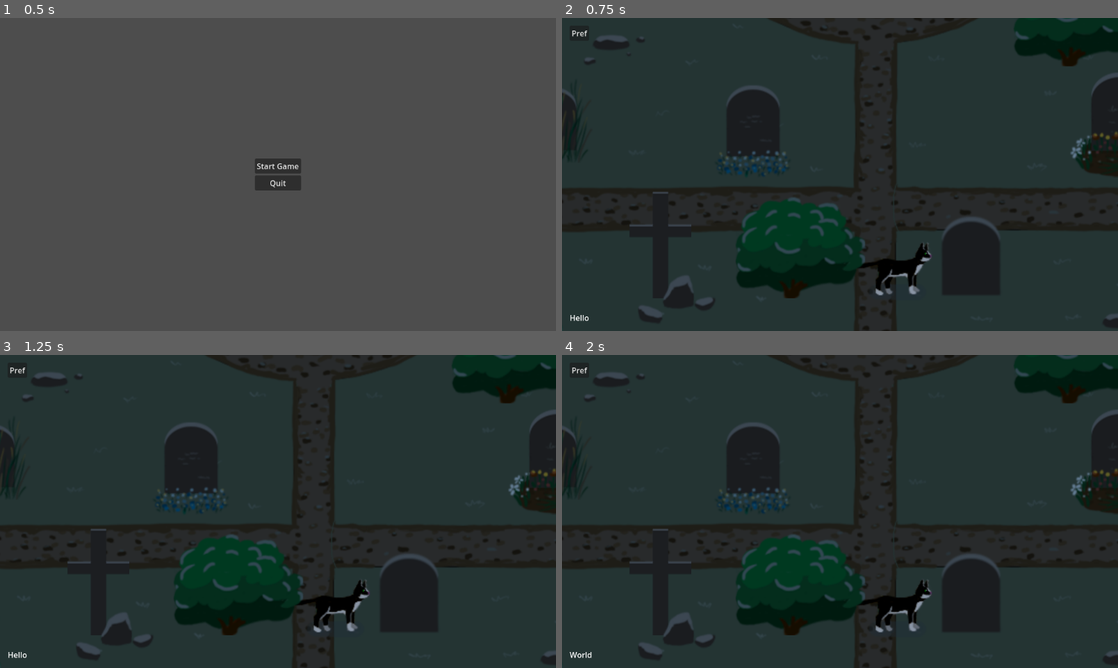
Above: before the commit, frames 1-4 (two rows, left to right).
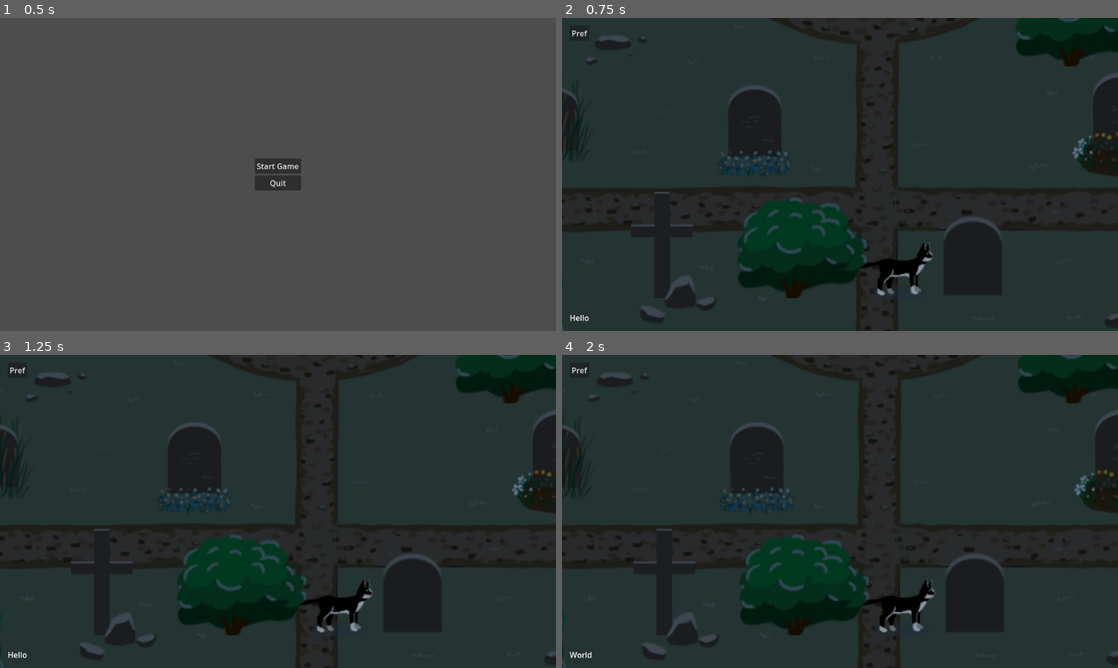
Above: after the commit, the same moments.

Repository: castlele/nine-lives
Game: Godot game, scene res://scenes/main.tscn
Same seed, same stepped clock (60 frames per second), same inputs: the game is played once before the commit and once after it.
Inputs:
- Up to frame 1 (0.5 s): no input
- Up to frame 2 (0.75 s): click "Start Game" at 0.5 s
- Up to frame 3 (1.25 s): no input
- Up to frame 4 (2 s): click "Pref" at 1.25 s

Frame 1 is identical in both runs. In frame 2, 1.0% of the frame differs, in the area x 0-100%, y 0-100%; in frame 3, 2.9%; in frame 4, 3.3%.

Commit message:
feat(grave_yard): add message interactables for gravestones

Diff:
--- a/nodes/interatable/interactable.gd
+++ b/nodes/interatable/interactable.gd
@@ -1,4 +1,5 @@
 class_name Interactable extends Area2D
+
 
 @export var prefs = preload("res://nodes/interatable/interactable_pref.tres")
 
@@ -17,3 +18,8 @@
 func _on_body_entered(body: Node2D) -> void:
 	if body is Player:
 		is_player_around = true
+
+
+func _on_body_exited(body: Node2D) -> void:
+	if body is Player:
+		is_player_around = false
--- a/nodes/interatable/interactable.tscn
+++ b/nodes/interatable/interactable.tscn
@@ -12,3 +12,4 @@
 shape = SubResource("CircleShape2D_cj3pf")
 
 [connection signal="body_entered" from="." to="." method="_on_body_entered"]
+[connection signal="body_exited" from="." to="." method="_on_body_exited"]
--- /dev/null
+++ b/nodes/interatable/message_interactable.gd
@@ -0,0 +1,21 @@
+extends Node2D
+
+
+@export var prefs: MessageInteractablePref = null
+
+@onready var interactable: Interactable = $Interactable
+
+
+func _ready() -> void:
+	interactable.prefs = prefs.interactable_prefs
+
+
+@warning_ignore("unused_parameter")
+func _process(delta: float) -> void:
+	if interactable.is_player_around:
+		_listen_events()
+
+
+func _listen_events() -> void:
+	if Input.is_action_just_pressed("interaction"):
+		LevelStateMachine.enqueue_messages(prefs.messages.duplicate())
--- a/nodes/interatable/message_interactable.tscn
+++ b/nodes/interatable/message_interactable.tscn
@@ -1,7 +1,17 @@
-[gd_scene load_steps=2 format=3 uid="uid://c1o0pcsplx7vk"]
+[gd_scene load_steps=6 format=3 uid="uid://c1o0pcsplx7vk"]
 
+[ext_resource type="Script" uid="uid://bkitkpcu50yjg" path="res://nodes/interatable/message_interactable.gd" id="1_c1qmy"]
 [ext_resource type="PackedScene" uid="uid://r35iwyrww8fm" path="res://nodes/interatable/interactable.tscn" id="1_soo71"]
+[ext_resource type="Shape2D" uid="uid://gbu7v06y0crk" path="res://nodes/interatable/interactable_pref.tres" id="2_o5840"]
+[ext_resource type="Script" uid="uid://brtbtt1kty8ft" path="res://nodes/interatable/message_interactable_pref.gd" id="3_7awki"]
+
+[sub_resource type="Resource" id="Resource_j1y07"]
+script = ExtResource("3_7awki")
+messages = Array[String]([])
+interactable_prefs = ExtResource("2_o5840")
 
 [node name="MessageInteractable" type="Node2D"]
+script = ExtResource("1_c1qmy")
+prefs = SubResource("Resource_j1y07")
 
 [node name="Interactable" parent="." instance=ExtResource("1_soo71")]
--- /dev/null
+++ b/nodes/interatable/message_interactable_pref.gd
@@ -0,0 +1,4 @@
+class_name MessageInteractablePref extends Resource
+
+@export var messages: Array[String] = []
+@export var interactable_prefs = preload("res://nodes/interatable/interactable_pref.tres")
--- a/nodes/message_box.gd
+++ b/nodes/message_box.gd
@@ -49,4 +49,4 @@
 		_current_message = ""
 
 	text_box.text = _current_message
-	LevelStateMachine.pause(not _current_message.is_empty())
+	LevelStateMachine.message_visible.emit(not _current_message.is_empty())
--- a/nodes/player.gd
+++ b/nodes/player.gd
@@ -16,19 +16,33 @@
 
 var _currentState = State.STAND
 var _currentDirection = Direction.RIGHT
+var _still = false
+
+
+func _ready() -> void:
+	LevelStateMachine.message_visible.connect(_set_still_state)
+
 
 @warning_ignore("unused_parameter")
 func _physics_process(delta: float):
 	get_input()
 	move_and_slide()
 
+
 func get_input():
-	var input_direction = Input.get_vector("ui_left", "ui_right", "ui_up", "ui_down")
+	var input_direction
+
+	if _still:
+		input_direction = Vector2(0, 0)
+	else:
+		input_direction = Input.get_vector("ui_left", "ui_right", "ui_up", "ui_down")
+
 	velocity = input_direction * speed
 
 	updatePlayerState()
 	updatePlayerAnimationState()
 	updatePlayerCollider()
+
 
 func updatePlayerState():
 	match [velocity.x, velocity.y]:
@@ -47,6 +61,7 @@
 			_currentState = State.MOVE
 			_currentDirection = Direction.TOP
 
+
 func updatePlayerAnimationState():
 	var action = State.keys()[_currentState].to_lower()
 	var direction: String
@@ -60,6 +75,7 @@
 
 	var animationName = action + "_" + direction
 	animatedSprite.play(animationName)
+
 
 func updatePlayerCollider():
 	if _currentDirection == Direction.RIGHT:
@@ -75,3 +91,7 @@
 		Direction.TOP, Direction.BOTTOM:
 			horizontalCollider.disabled = true
 			verticalCollider.disabled = false
+
+
+func _set_still_state(message_visible):
+	_still = message_visible
--- a/project.godot
+++ b/project.godot
@@ -24,6 +24,14 @@
 window/stretch/mode="viewport"
 window/stretch/aspect="expand"
 
+[input]
+
+interaction={
+"deadzone": 0.2,
+"events": [Object(InputEventKey,"resource_local_to_scene":false,"resource_name":"","device":-1,"window_id":0,"alt_pressed":false,"shift_pressed":false,"ctrl_pressed":false,"meta_pressed":false,"pressed":false,"keycode":0,"physical_keycode":70,"key_label":0,"unicode":102,"location":0,"echo":false,"script":null)
+]
+}
+
 [rendering]
 
 renderer/rendering_method="gl_compatibility"
--- a/scenes/grave_yard/grave_yard.tscn
+++ b/scenes/grave_yard/grave_yard.tscn
@@ -14,9 +14,11 @@
 [ext_resource type="PackedScene" uid="uid://cky4kemafddga" path="res://nodes/grave/pica_boo_ghost.tscn" id="9_wbhjj"]
 [ext_resource type="Texture2D" uid="uid://dam33gwx7ybxg" path="res://res/grave_level/trees.png" id="10_hw23b"]
 [ext_resource type="Texture2D" uid="uid://dctgopfwlq56u" path="res://res/grave_level/rocks.png" id="10_tsp4h"]
-[ext_resource type="PackedScene" uid="uid://r35iwyrww8fm" path="res://nodes/interatable/interactable.tscn" id="11_7mn47"]
+[ext_resource type="PackedScene" uid="uid://c1o0pcsplx7vk" path="res://nodes/interatable/message_interactable.tscn" id="11_7mn47"]
 [ext_resource type="Texture2D" uid="uid://p4j7nbmqj4s3" path="res://res/grave_level/bush.png" id="11_l32oj"]
 [ext_resource type="PackedScene" uid="uid://7us30kguw5pb" path="res://nodes/grave/tomb.tscn" id="12_i47d0"]
+[ext_resource type="Resource" uid="uid://bvool26k8im6p" path="res://scenes/grave_yard/resources/flowered_grave_interactable_pref.tres" id="12_pu05h"]
+[ext_resource type="Resource" uid="uid://eu6igh45on6h" path="res://scenes/grave_yard/resources/abandoned_grave_interactable_pref.tres" id="13_wbhjj"]
 
 [sub_resource type="TileSetAtlasSource" id="TileSetAtlasSource_x42e6"]
 texture = ExtResource("1_sqdge")
@@ -199,8 +201,13 @@
 [node name="OwnersGraveStone" parent="graves" instance=ExtResource("9_3ty12")]
 position = Vector2(837, 464)
 
-[node name="Interactable" parent="graves" instance=ExtResource("11_7mn47")]
-position = Vector2(457, 435)
+[node name="FloweredGraveInteractable" parent="graves" instance=ExtResource("11_7mn47")]
+position = Vector2(458, 443)
+prefs = ExtResource("12_pu05h")
+
+[node name="AbandonedGraveInteractable" parent="graves" instance=ExtResource("11_7mn47")]
+position = Vector2(250, 439)
+prefs = ExtResource("13_wbhjj")
 
 [node name="plants" type="TileMapLayer" parent="."]
 y_sort_enabled = true
--- /dev/null
+++ b/scenes/grave_yard/resources/abandoned_grave_interactable_pref.tres
@@ -0,0 +1,9 @@
+[gd_resource type="Resource" script_class="MessageInteractablePref" load_steps=3 format=3 uid="uid://eu6igh45on6h"]
+
+[ext_resource type="Shape2D" uid="uid://gbu7v06y0crk" path="res://nodes/interatable/interactable_pref.tres" id="1_pe6pk"]
+[ext_resource type="Script" uid="uid://brtbtt1kty8ft" path="res://nodes/interatable/message_interactable_pref.gd" id="2_v7c34"]
+
+[resource]
+script = ExtResource("2_v7c34")
+messages = Array[String](["Mrs. Quickie"])
+interactable_prefs = ExtResource("1_pe6pk")
--- /dev/null
+++ b/scenes/grave_yard/resources/flowered_grave_interactable_pref.tres
@@ -0,0 +1,9 @@
+[gd_resource type="Resource" script_class="MessageInteractablePref" load_steps=3 format=3 uid="uid://bvool26k8im6p"]
+
+[ext_resource type="Shape2D" uid="uid://gbu7v06y0crk" path="res://nodes/interatable/interactable_pref.tres" id="1_5ka43"]
+[ext_resource type="Script" uid="uid://brtbtt1kty8ft" path="res://nodes/interatable/message_interactable_pref.gd" id="2_bh7yg"]
+
+[resource]
+script = ExtResource("2_bh7yg")
+messages = Array[String](["Mr. Dunkens"])
+interactable_prefs = ExtResource("1_5ka43")
--- a/scripts/level_state_machine.gd
+++ b/scripts/level_state_machine.gd
@@ -6,8 +6,10 @@
 	CRYPT,
 }
 
+
 signal current_level(level)
 signal message_queue(queue)
+signal message_visible(visible)
 
 var _paused = false
 var _config = LevelConfig.new()
Not shown, added: nodes/interatable/message_interactable.gd.uid
Not shown, added: nodes/interatable/message_interactable_pref.gd.uid
Not shown: 1 places in scenes/grave_yard/grave_yard.tscn that only renumber resources
